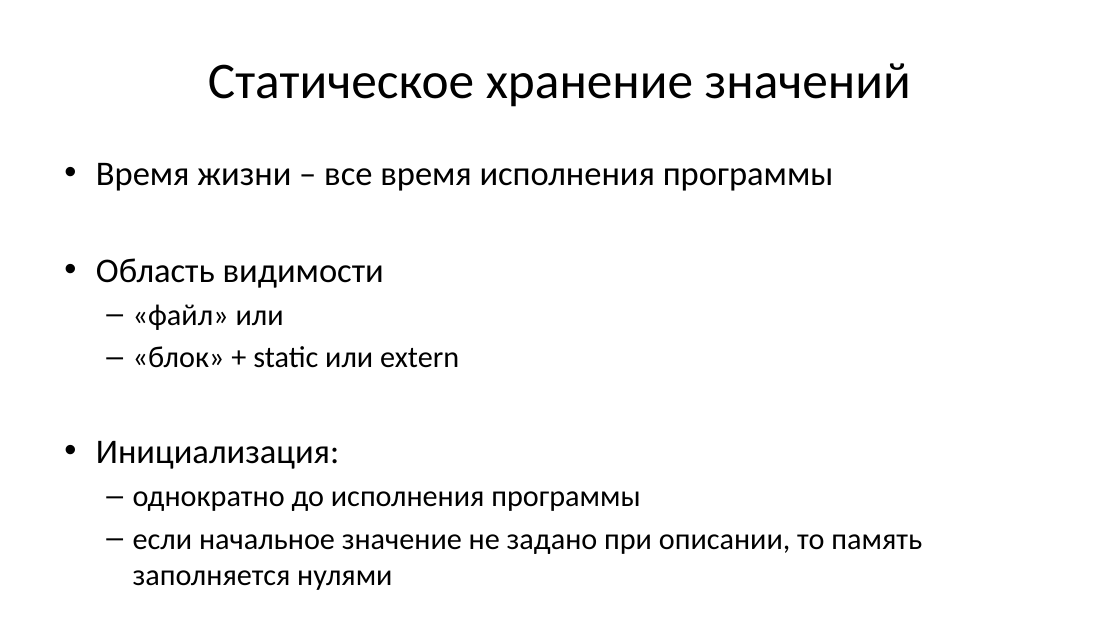
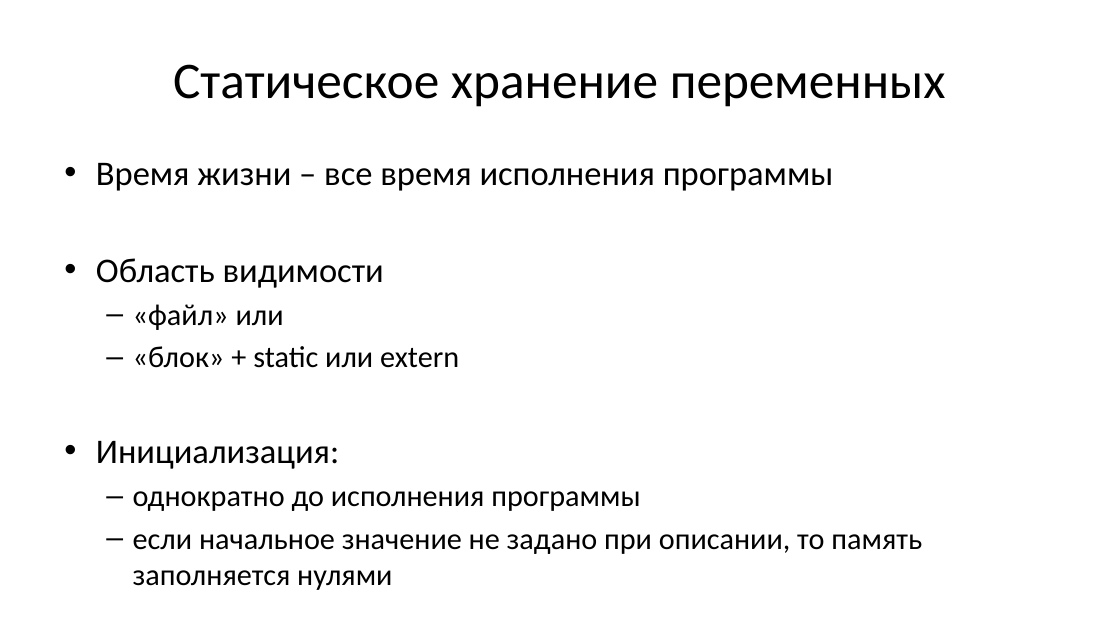
Before and after one commit to Evgueni-Petrov-aka-espetrov/Algorithms-and-Programming-in-C-pptx, a slide deck: slide 103 of 02.75 Лексика и концепции языка Си.pptx (slide 98 before the commit). Drawn at 1120x630 pixels with LibreOffice and Linux fonts; fonts in the diff are those of the drawing. Boxes give left, top, right and bottom in pixels: in the first picture for what was removed or moved away, otherwise in the second. Text is boxed around its words. In the diff, an @@ line names an element or a change of style, - is before the commit and + after.

```diff
--- a/02.75 Лексика и концепции языка Си.pptx
+++ b/02.75 Лексика и концепции языка Си.pptx
@@ title at [173, 64, 946, 107]: text changed @@
-Статическое хранение значений
+Статическое хранение переменных
```
Also in this commit, not shown: 12 other slides changed, 5 slides added.
